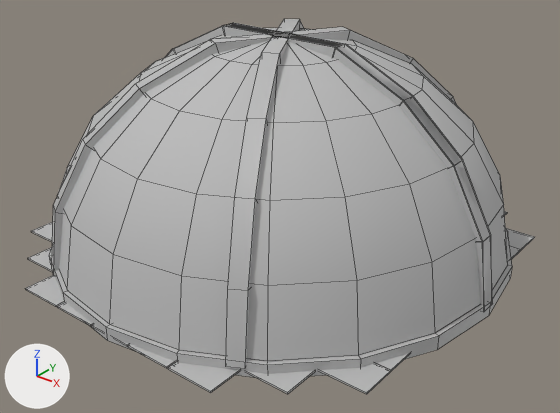
The FBX model GAM130Prototype/Assets/4 Play/Models/Large_Scenary_Domes/Large_Dome_Glass.fbx as it was, and as the next commit left it.
The view is the same before and after, from a camera (50 mm lens) standing at (2.88, -7.27, 2.44) and looking at (0.11, -3.8, 0.29). Lighting does not change. The marker at lower left points along +X, +Y and +Z. Mesh edges are drawn as thin lines. Where no turn or scale is listed for an object, it has been applied to the vertices.

Names of what the first picture shows: 'Large_Dome_Glass'.
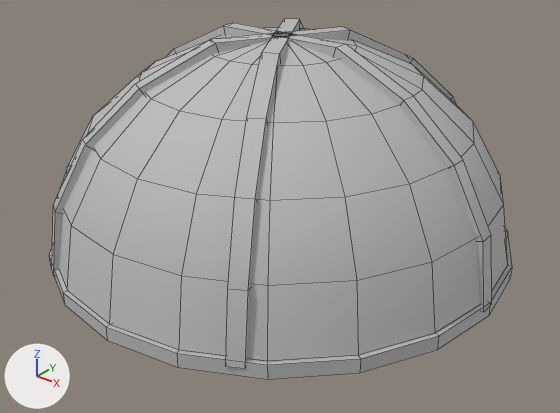
Location of each change, (x1, y1, x2, y2) in pixels of the pictures (560 x 413 px):
'Large_Dome_Glass', reshaped (9% narrower): before (25, 19, 534, 394); after (49, 19, 512, 379)
part 1 of me_mesh, deleted: before (25, 23, 534, 394)

What changed in the scene script:
```text
Change me_mesh:
    used by ob_large_dome_glass; location = (0.0, -3.66, 0.66)
    remove me_mesh.from_pydata(...)  # 1274 vertices, 917 faces; spans x -1.5..1.5, y -1.5..1.5, z -0.69..0.69
    remove me_mesh.materials.append(mat_lambert1)  # grey #bcbcbc
    add me_mesh.from_pydata(...)  # 381 vertices, 348 faces; spans x -1.5..1.5, y -1.5..1.5, z -0.69..0.69
    me_mesh part 1: 107 loose pieces with 893 vertices, spanning x -1.49..1.49, y -1.48..1.48, z -0.67..0.69, are deleted
```
